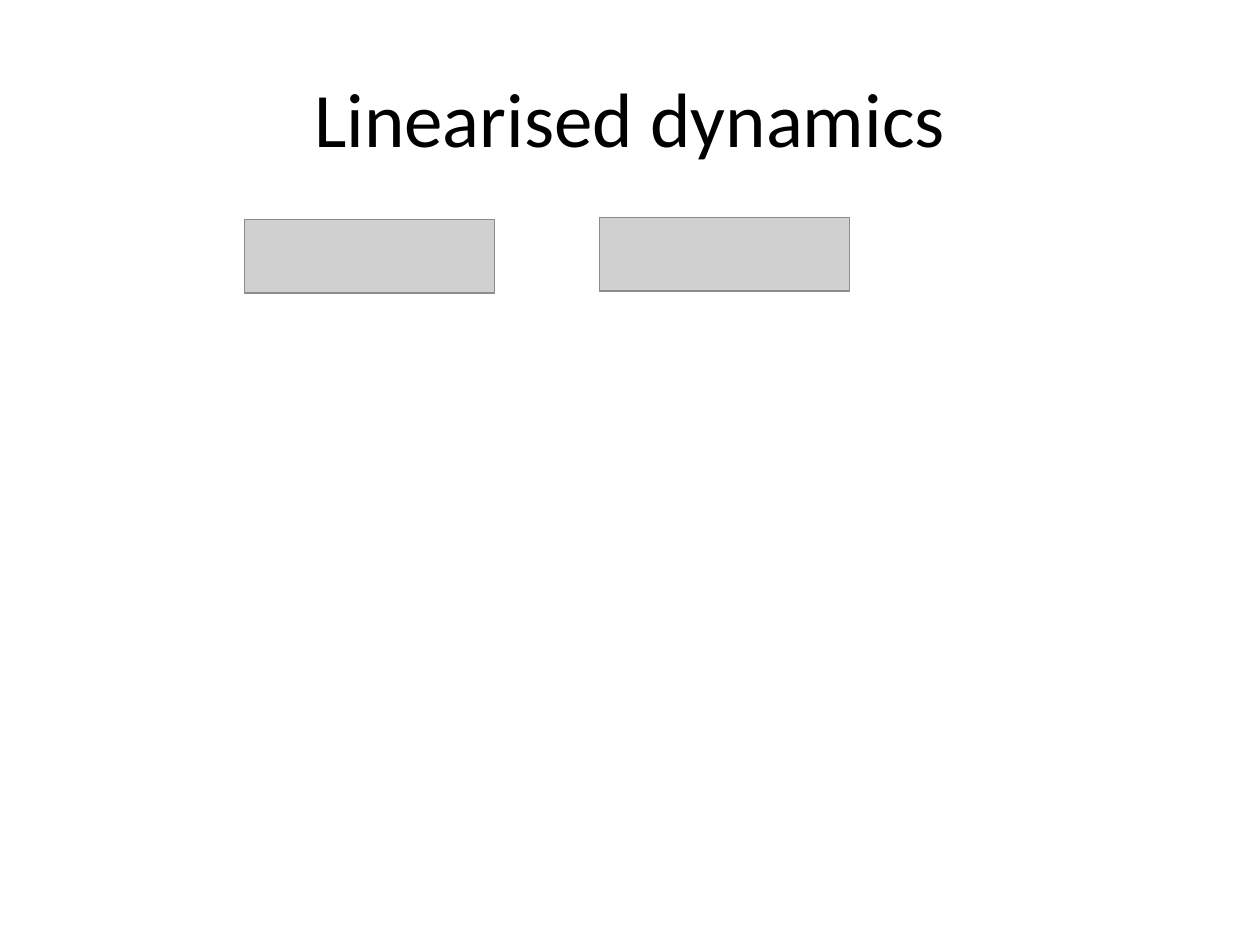
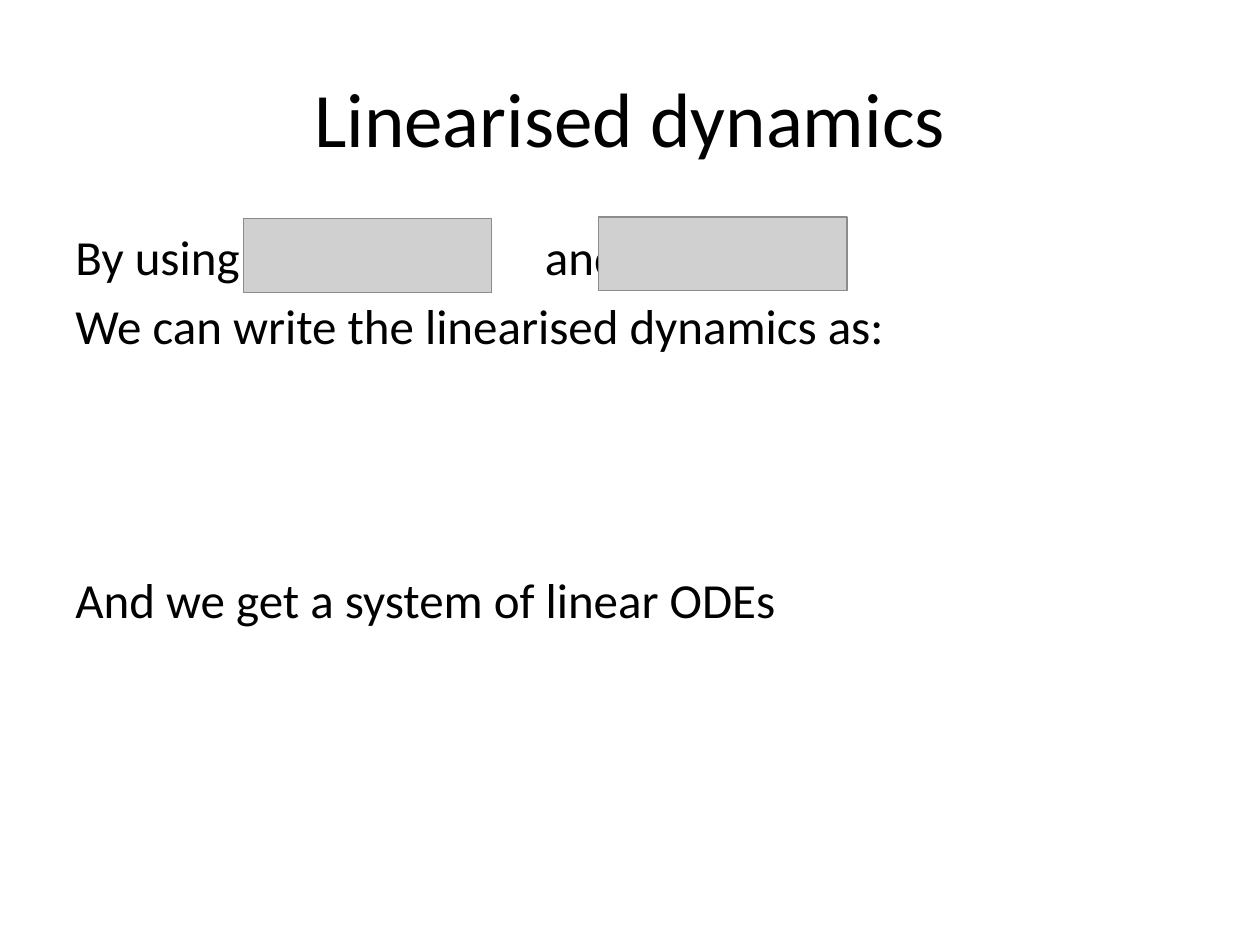
Before and after one commit to zoe1197/CMEE, a slide deck: slide 10 of Ecological_Model/Tuesday/CMEE-2-3.pptx. Drawn at 1260x945 pixels with LibreOffice and Linux fonts; fonts in the diff are those of the drawing; grey boxes stand for pictures. Boxes give left, top, right and bottom in pixels: in the first picture for what was removed or moved away, otherwise in the second. Text is boxed around its words. In the diff, an @@ line names an element or a change of style, - is before the commit and + after.

```diff
--- a/Ecological_Model/Tuesday/CMEE-2-3.pptx
+++ b/Ecological_Model/Tuesday/CMEE-2-3.pptx
@@ text added at bbox=[75, 235, 884, 627], 28 pt, text #000000 @@
+By using and
+We can write the linearised dynamics as:
+And we get a system of linear ODEs
```
Also in this commit, not shown: 33 other slides changed, 4 slides added, 4 slides removed, 2 other files.
